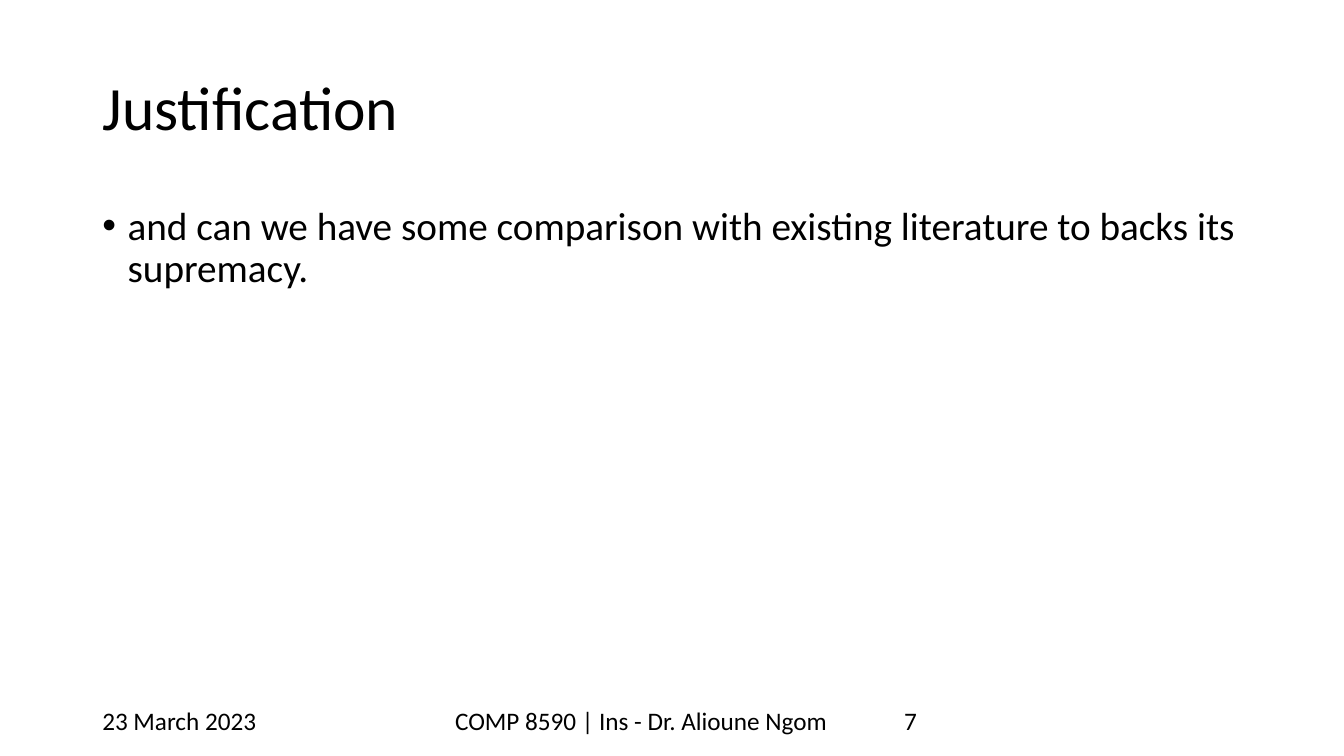
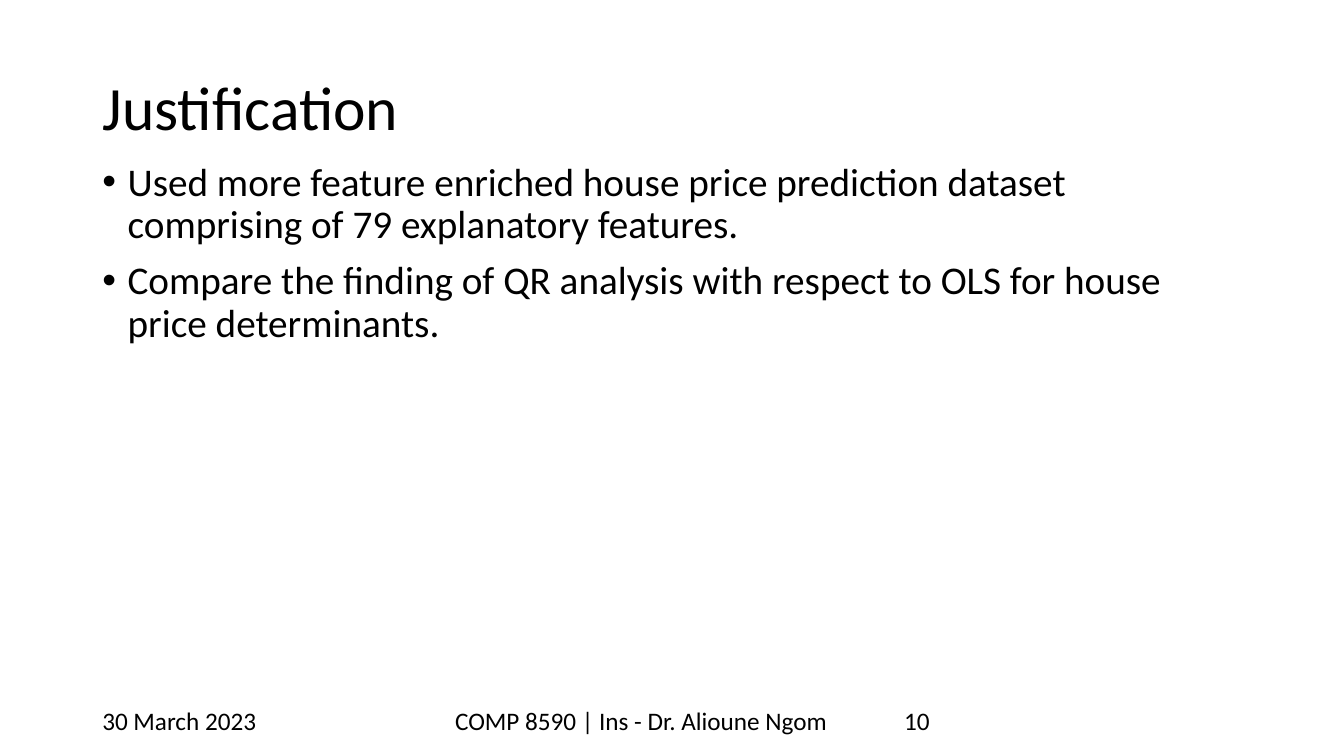
Before and after one commit to mayankkom-dev/stats_final_proj, a slide deck: slide 10 of uwindsortemp_yellowstripe_widescreen (1).pptx (slide 7 before the commit). Drawn at 1344x756 pixels with LibreOffice and Linux fonts; fonts in the diff are those of the drawing; background and template pictures are left out. Boxes give left, top, right and bottom in pixels: in the first picture for what was removed or moved away, otherwise in the second. Text is boxed around its words. In the diff, an @@ line names an element or a change of style, - is before the commit and + after.

```diff
--- a/uwindsortemp_yellowstripe_widescreen (1).pptx
+++ b/uwindsortemp_yellowstripe_widescreen (1).pptx
@@ text at box(128, 168, 1161, 344): text changed @@
-• and can we have some comparison with existing literature to backs its supremacy.
+• Used more feature enriched house price prediction dataset comprising of 79 explanatory features.
+• Compare the finding of QR analysis with respect to OLS for house price determinants.
@@ text at box(102, 712, 256, 730): text changed @@
-23 March 2023
+30 March 2023
@@ page number at box(904, 713, 930, 730): text changed @@
-7
+10
```
Also in this commit, not shown: 29 other slides changed, 6 slides added, 2 slides removed.
